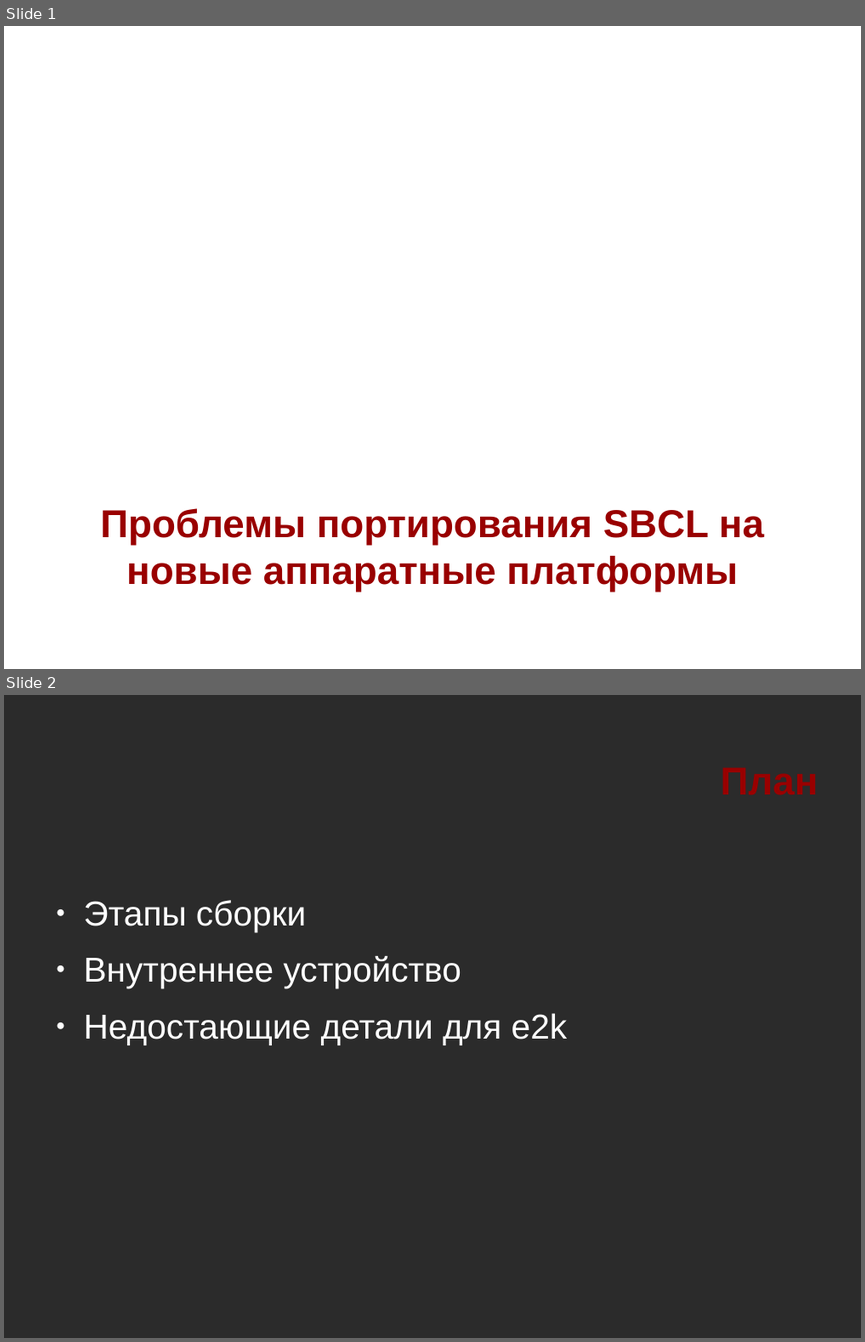
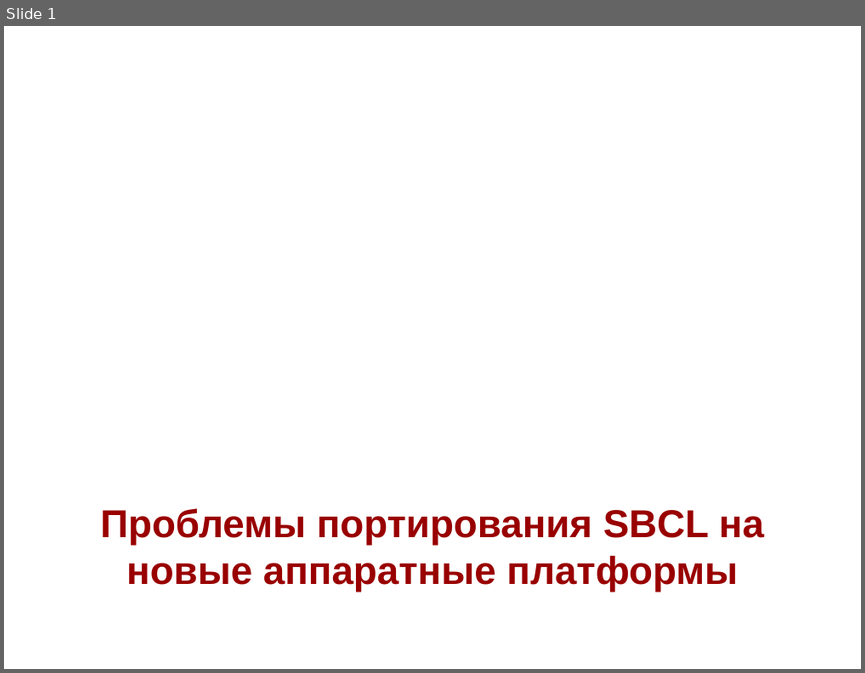
Before and after one commit to NIR-Ginko/presentations, a slide deck: SBCL porting.odp. Shown one above the other, each under a label of ours: slides 1 and 2 before the commit, slide 1 after it. The pictures are 865x1342 and 865x673 pixels, drawn with LibreOffice and Linux fonts; fonts in the diff are those of the drawing; background and template pictures are left out; a plain dark background stands for a picture behind light text. Boxes give left, top, right and bottom in pixels: in the first picture for what was removed or moved away, otherwise in the second. Text is boxed around its words. In the diff, an @@ line names an element or a change of style, - is before the commit and + after.

```diff
--- a/SBCL porting.odp
+++ b/SBCL porting.odp
@@ slide 2 removed at [4,695,861,1338], background picture (left out) @@
@@ title removed at [721,767,818,795] @@
-План
@@ text removed at [84,900,568,1045] @@
-● Этапы сборки
-● Внутреннее устройство
-● Недостающие детали для e2k
```
Also in this commit, not shown: 8 slides added, 5 other slides removed.
